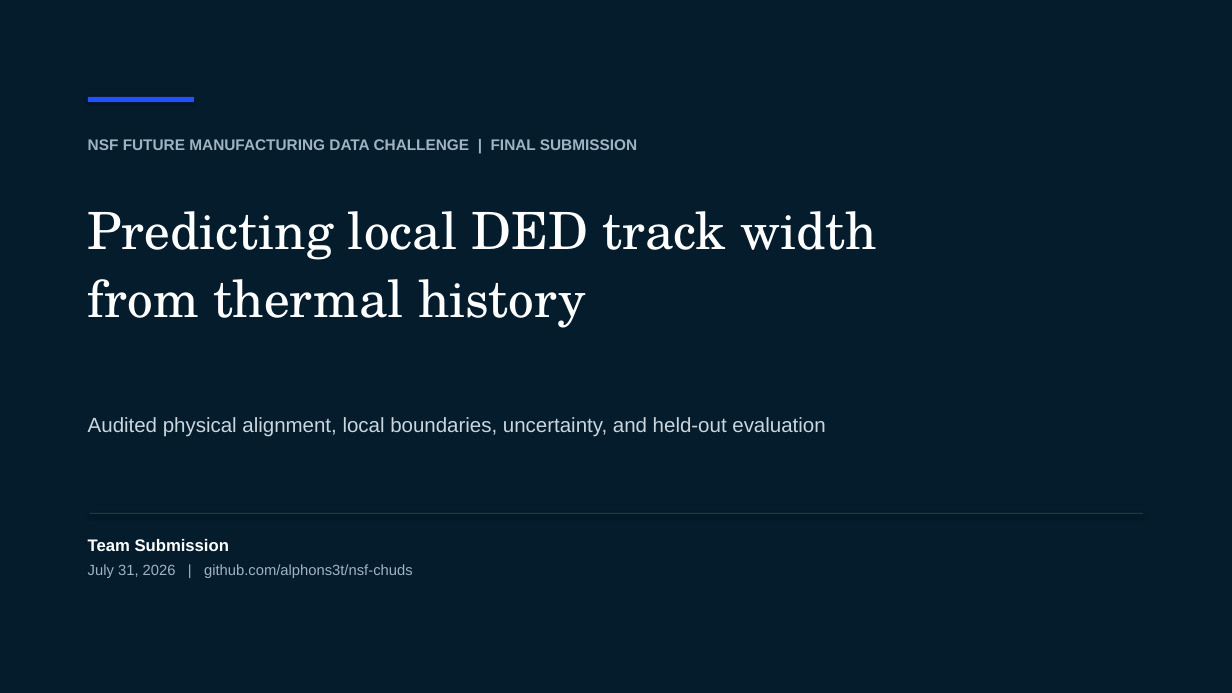
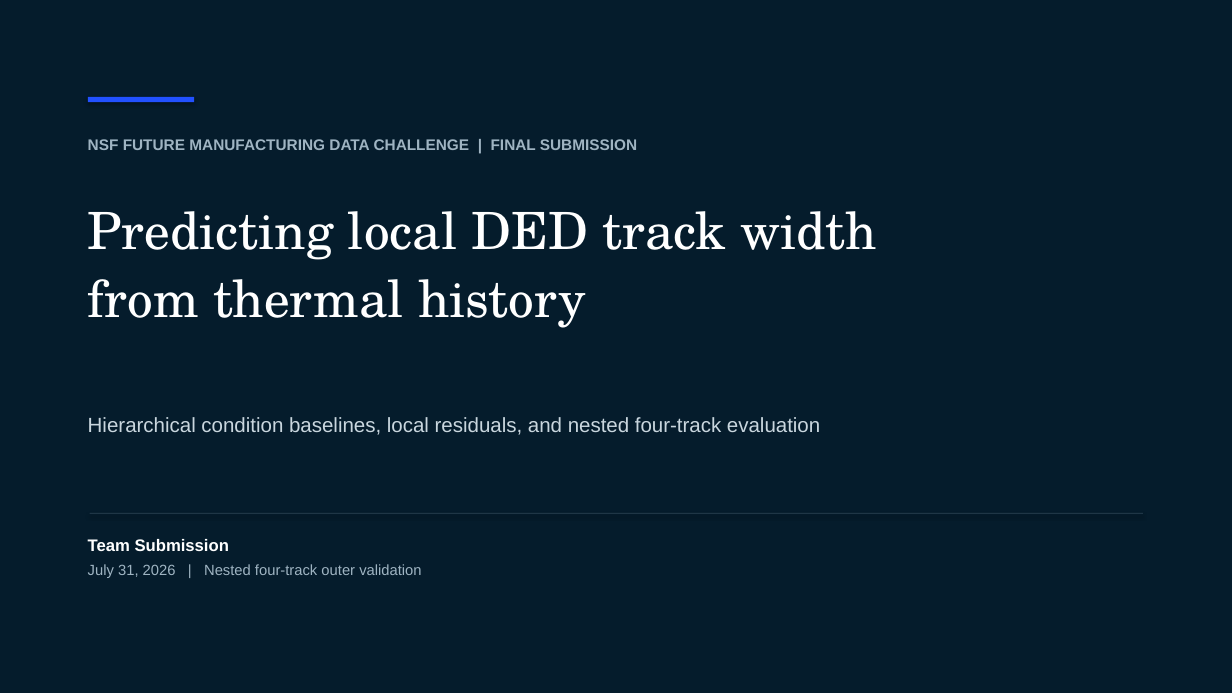
Before and after one commit to alphons3t/nsf-chuds, a slide deck: slide 1 of deliverables/presentation/FMRG_Final_Submission_Audited.pptx. Drawn at 1232x693 pixels with LibreOffice and Linux fonts; fonts in the diff are those of the drawing. Boxes give left, top, right and bottom in pixels: in the first picture for what was removed or moved away, otherwise in the second. Text is boxed around its words. In the diff, an @@ line names an element or a change of style, - is before the commit and + after.

```diff
--- a/deliverables/presentation/FMRG_Final_Submission_Audited.pptx
+++ b/deliverables/presentation/FMRG_Final_Submission_Audited.pptx
@@ text at (88, 417, 820, 435): text changed @@
-Audited physical alignment, local boundaries, uncertainty, and held-out evaluation
+Hierarchical condition baselines, local residuals, and nested four-track evaluation
@@ text at (88, 564, 421, 578): text changed @@
-July 31, 2026 | github.com/alphons3t/nsf-chuds
+July 31, 2026 | Nested four-track outer validation
```
Also in this commit, not shown: 9 other slides changed, 13 other files.
